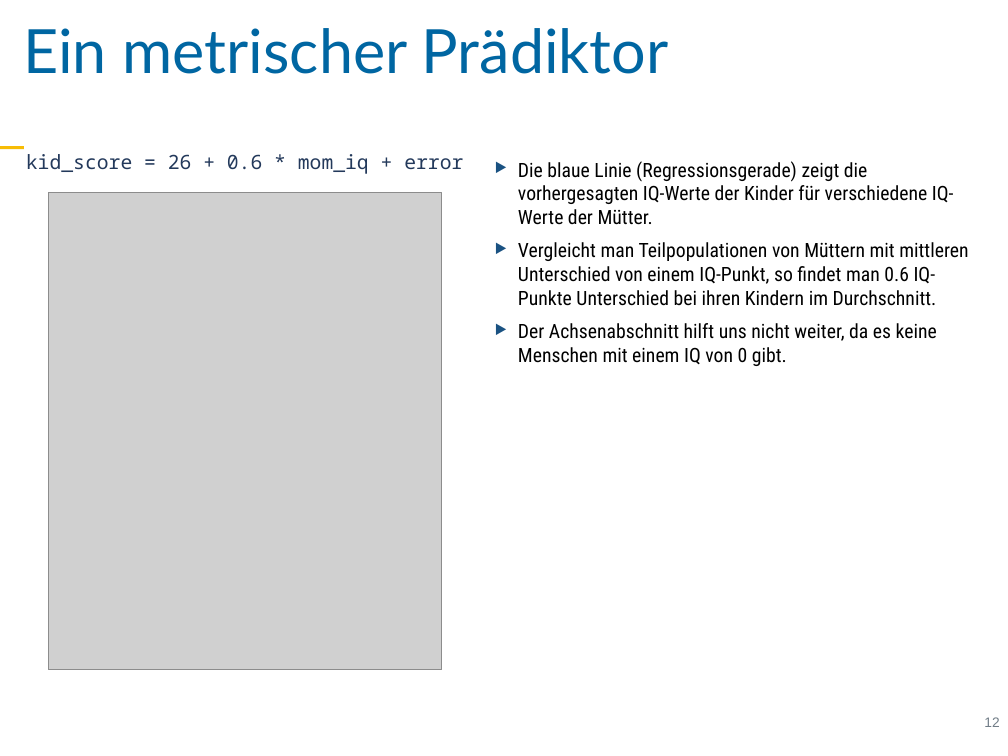
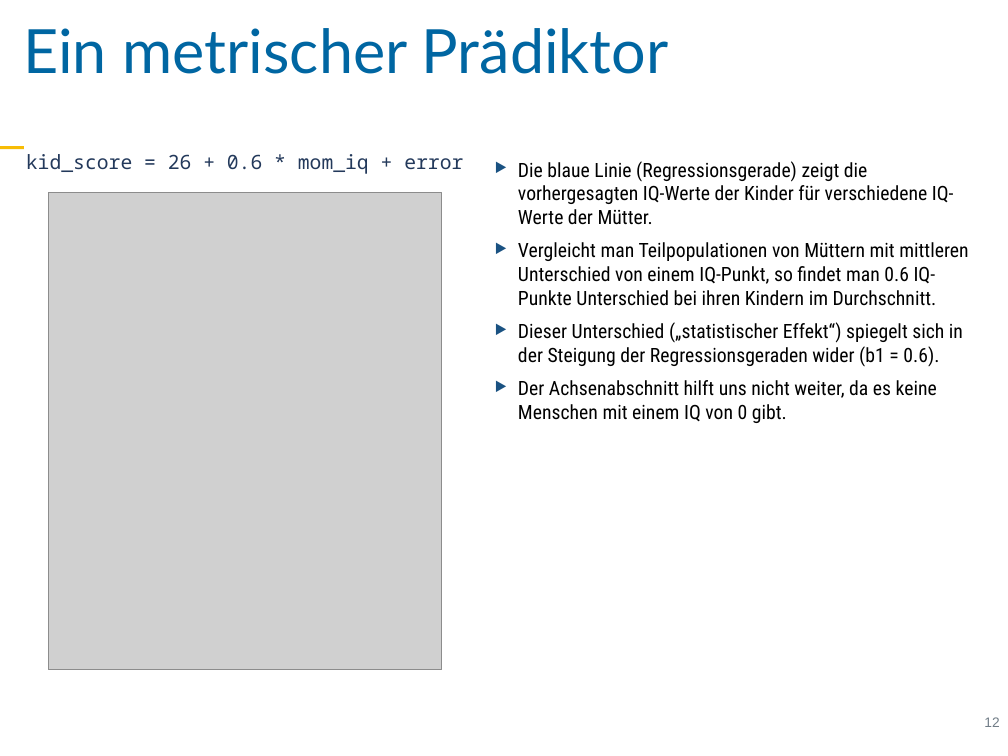
Before and after one commit to sebastiansauer/vorhersagemodellierung, a slide deck: slide 12 of Skript-Folien/QM1-Thema11.pptx. Drawn at 1008x756 pixels with LibreOffice and Linux fonts; fonts in the diff are those of the drawing; grey boxes stand for pictures. Boxes give left, top, right and bottom in pixels: in the first picture for what was removed or moved away, otherwise in the second. Text is boxed around its words. In the diff, an @@ line names an element or a change of style, - is before the commit and + after.

```diff
--- a/Skript-Folien/QM1-Thema11.pptx
+++ b/Skript-Folien/QM1-Thema11.pptx
@@ text at (518,322,963,367): paragraph added @@
+‣ Dieser Unterschied („statistischer Effekt“) spiegelt sich in der Steigung der Regressionsgeraden wider (b1 = 0.6).
```
Also in this commit, not shown: 20 other slides changed, 6 other files.
